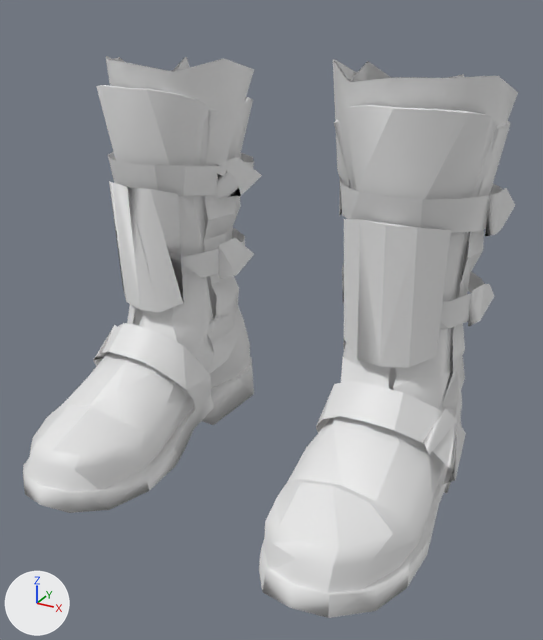
What one commit did to the glTF model godot-client/assets/actors/native/equipment/militia_greaves_01.glb.
Rendered twice from a 50 mm lens placed at (0.355, -0.614, 0.457), pointed at (0.032, -0.028, 0.164). Arrows for +X, +Y and +Z are at lower left; the lights stay in place. The picture after the commit comes second. Materials are left out; every surface is plain grey. Vertices at exactly the same position are counted once.

The first picture shows 'GeneratedBootBacking', 'GeneratedBootBackingWithLegs', 'Shinplate Boots'.
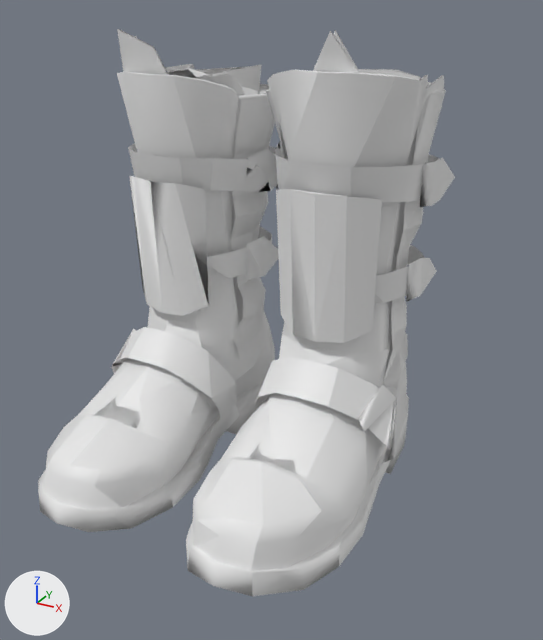
Pixel boxes (x1, y1, x2, y2) of what changed, in the pictures (543 x 640 px; the box of a moved part takes in the faces that stretch with it):
'Shinplate Boots', reshaped (15% narrower)
    before: (23, 85, 515, 618)
    after: (38, 70, 455, 596)
'GeneratedBootBacking', reshaped
    before: (106, 56, 518, 404)
    after: (117, 29, 444, 144)
'GeneratedBootBackingWithLegs', reshaped (mostly hidden)
    before: (109, 57, 465, 300)
    after: (93, 30, 428, 473)
part 1 of me_shinplate_boots, moved or reshaped
    before: (23, 357, 254, 513)
    after: (38, 381, 264, 532)
part 2 of me_shinplate_boots, moved or reshaped (not visible afterwards)
    before: (342, 264, 344, 302)
part 3 of me_shinplate_boots, moved or reshaped
    before: (264, 105, 511, 593)
    after: (192, 70, 446, 571)
part 4 of me_shinplate_boots, moved or reshaped
    before: (108, 152, 254, 196)
    after: (128, 143, 276, 191)
part 5 of me_shinplate_boots, moved or reshaped
    before: (27, 85, 253, 491)
    after: (43, 72, 275, 509)
part 6 of me_shinplate_boots, moved or reshaped
    before: (181, 228, 245, 277)
    after: (207, 226, 272, 278)
part 7 of me_shinplate_boots, moved or reshaped
    before: (340, 181, 503, 233)
    after: (275, 148, 439, 203)
part 8 of me_shinplate_boots, moved or reshaped
    before: (468, 284, 494, 327)
    after: (406, 258, 437, 302)
part 9 of me_shinplate_boots, moved or reshaped
    before: (316, 381, 466, 484)
    after: (254, 357, 407, 463)
part 10 of me_shinplate_boots, moved or reshaped
    before: (259, 418, 462, 618)
    after: (186, 394, 409, 596)
part 11 of me_shinplate_boots, moved or reshaped
    before: (339, 177, 342, 216)
    after: (275, 142, 282, 189)
part 12 of me_shinplate_boots, moved or reshaped
    before: (439, 271, 485, 329)
    after: (374, 245, 425, 303)
part 13 of me_shinplate_boots, moved or reshaped
    before: (344, 219, 451, 368)
    after: (276, 189, 382, 343)
part 14 of me_shinplate_boots, moved or reshaped
    before: (109, 181, 183, 313)
    after: (129, 176, 209, 316)
part 15 of me_shinplate_boots, moved or reshaped
    before: (217, 157, 262, 197)
    after: (247, 149, 276, 192)
part 16 of me_shinplate_boots, moved or reshaped
    before: (93, 323, 211, 411)
    after: (111, 327, 237, 421)
part 17 of me_shinplate_boots, moved or reshaped
    before: (219, 238, 254, 279)
    after: (247, 236, 279, 279)
part 18 of me_shinplate_boots, moved or reshaped
    before: (485, 188, 515, 236)
    after: (420, 158, 455, 207)

Patch to the scene script:
```diff
--- a/godot-client/assets/actors/native/equipment/militia_greaves_01.glb.py
+++ b/godot-client/assets/actors/native/equipment/militia_greaves_01.glb.py
@@ me_shinplate_boots @@
-me_shinplate_boots.from_pydata(...)  # 844 vertices, 1287 faces; spans x -0.22..0.22, y -0.191..0.167, z -0.026..0.369
+me_shinplate_boots.from_pydata(...)  # 844 vertices, 1287 faces; spans x -0.162..0.167, y -0.223..0.138, z -0.004..0.397
+# me_shinplate_boots part 1: the loose piece of 59 vertices spanning x -0.215..-0.074, y -0.19..0.167, z -0.026..0.018 is scaled about its middle by 0.99, then moved by (0.057, -0.034, 0.022)
+# me_shinplate_boots part 2: the loose piece of 6 vertices spanning x 0.065..0.075, y 0.045..0.109, z 0.16..0.205 is moved by (-0.054, -0.03, 0.026)
+# me_shinplate_boots part 3: the loose piece of 227 vertices spanning x 0.057..0.214, y -0.187..0.166, z -0.006..0.369 is scaled about its middle by 1.01, then moved by (-0.054, -0.03, 0.026)
+# me_shinplate_boots part 4: the loose piece of 37 vertices spanning x -0.213..-0.061, y -0.015..0.159, z 0.253..0.297 is moved by (0.057, -0.035, 0.019)
+# me_shinplate_boots part 5: the loose piece of 229 vertices spanning x -0.214..-0.057, y -0.186..0.167, z -0.006..0.369 is scaled about its middle by 0.99, then moved by (0.057, -0.034, 0.02)
+# me_shinplate_boots part 6: the loose piece of 33 vertices spanning x -0.207..-0.07, y 0.007..0.154, z 0.159..0.198 is moved by (0.057, -0.035, 0.02)
+# me_shinplate_boots part 7: the loose piece of 37 vertices spanning x 0.06..0.213, y -0.016..0.159, z 0.252..0.297 is scaled about its middle by 1.01, then moved by (-0.054, -0.03, 0.027)
+# me_shinplate_boots part 8: the loose piece of 7 vertices spanning x 0.203..0.212, y 0.049..0.112, z 0.161..0.201 is moved by (-0.053, -0.029, 0.026)
+# me_shinplate_boots part 9: the loose piece of 29 vertices spanning x 0.077..0.22, y -0.047..0.048, z 0.015..0.118 is moved by (-0.053, -0.03, 0.025)
+# me_shinplate_boots part 10: the loose piece of 58 vertices spanning x 0.074..0.215, y -0.191..0.166, z -0.026..0.017 is scaled about its middle by 1.01, then moved by (-0.054, -0.03, 0.025)
+# me_shinplate_boots part 11: the loose piece of 7 vertices spanning x 0.055..0.07, y 0.041..0.111, z 0.252..0.295 is moved by (-0.054, -0.03, 0.027)
+# me_shinplate_boots part 12: the loose piece of 33 vertices spanning x 0.069..0.207, y 0.006..0.153, z 0.159..0.198 is moved by (-0.054, -0.029, 0.026)
+# me_shinplate_boots part 13: the loose piece of 10 vertices spanning x 0.092..0.188, y -0.02..0.013, z 0.135..0.273 is moved by (-0.054, -0.03, 0.027)
+# me_shinplate_boots part 14: the loose piece of 11 vertices spanning x -0.189..-0.093, y -0.019..0.013, z 0.135..0.273 is moved by (0.057, -0.034, 0.02)
+# me_shinplate_boots part 15: the loose piece of 6 vertices spanning x -0.071..-0.056, y 0.042..0.112, z 0.252..0.296 is moved by (0.056, -0.035, 0.019)
+# me_shinplate_boots part 16: the loose piece of 26 vertices spanning x -0.22..-0.077, y -0.047..0.049, z 0.015..0.118 is moved by (0.057, -0.034, 0.021)
+# me_shinplate_boots part 17: the loose piece of 6 vertices spanning x -0.075..-0.066, y 0.046..0.109, z 0.16..0.205 is moved by (0.056, -0.035, 0.02)
+# me_shinplate_boots part 18: the loose piece of 8 vertices spanning x 0.209..0.219, y 0.047..0.117, z 0.253..0.292 is moved by (-0.053, -0.03, 0.027)
+# other edits to the shape of me_shinplate_boots do not show in these pictures
@@ me_generatedbootbacking @@
-me_generatedbootbacking.from_pydata(...)  # 690 vertices, 1364 faces; spans x -0.214..0.213, y -0.158..0.139, z -0.025..0.4
+me_generatedbootbacking.from_pydata(...)  # 2814 vertices, 5660 faces; spans x -0.157..0.158, y -0.18..0.112, z -0.002..0.428
+# me_generatedbootbacking part 19: 690 vertices removed from x -0.214..0.213, y -0.158..0.139, z -0.025..0.4; 2814 vertices added at x -0.157..0.158, y -0.18..0.112, z -0.002..0.428
@@ me_generatedbootbackingwithlegs @@
-me_generatedbootbackingwithlegs.from_pydata(...)  # 690 vertices, 1364 faces; spans x -0.199..0.2, y -0.158..0.139, z -0.025..0.401
+me_generatedbootbackingwithlegs.from_pydata(...)  # 2814 vertices, 5660 faces; spans x -0.143..0.146, y -0.18..0.109, z -0.002..0.428
+# me_generatedbootbackingwithlegs part 20: 690 vertices removed from x -0.199..0.2, y -0.158..0.139, z -0.025..0.401; 2814 vertices added at x -0.143..0.146, y -0.18..0.109, z -0.002..0.428
```
